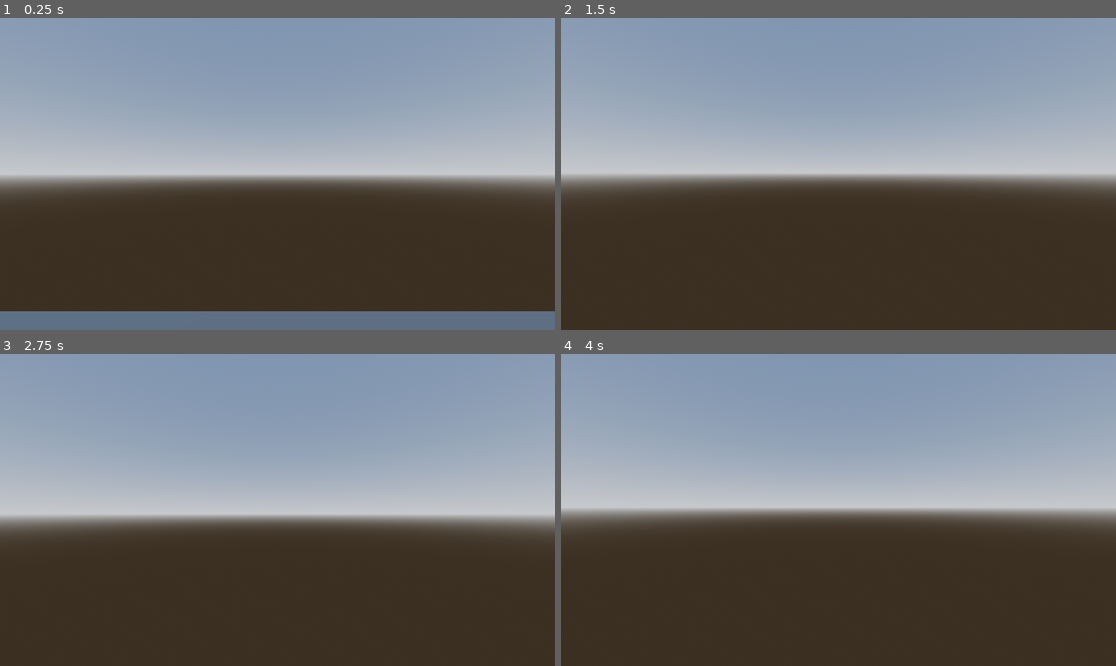
Above: before the commit, frames 1-4 (two rows, left to right).
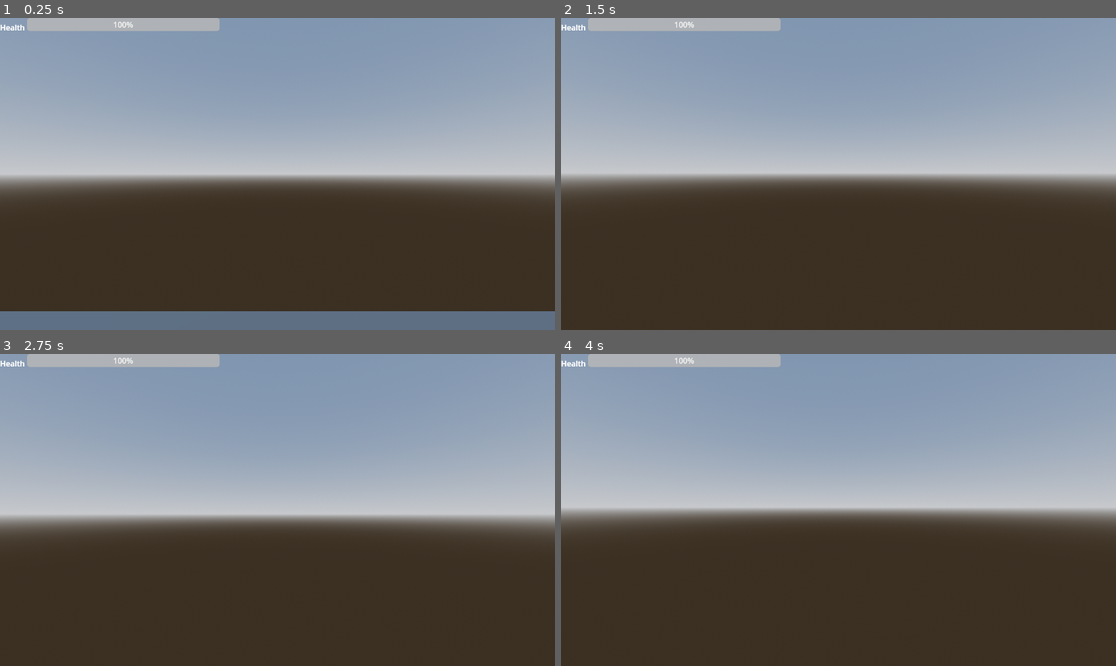
Above: after the commit, the same moments.

Repository: city-high-rider/soulswap
Game: Godot game, scene res://test_level.tscn
Same seed, same stepped clock (60 frames per second), same inputs: the game is played once before the commit and once after it. The project has no main scene, so this scene is started directly.
Inputs (mouse positions are in pixels of both pictures, inside the frame that each line leads up to):
- Up to frame 1 (0.25 s): no input
- Up to frame 2 (1.5 s): tap Enter (ui_accept) at 0.5, 0.77, 1.25 s; move the mouse to (866, 174) at 0.52 s; hold W (forward) from 0.53 s (still down); tap F (possess) at 0.6, 1.35 s; move the mouse to (810, 174) at 1.27 s
- Up to frame 3 (2.75 s): keep holding W (forward); tap Enter (ui_accept) at 1.52, 2 s; move the mouse to (288, 503) at 2.02 s; tap F (possess) at 2.1 s
- Up to frame 4 (4 s): keep holding W (forward); tap Enter (ui_accept) at 2.75, 3.02, 3.5, 3.77 s; move the mouse to (832, 516) at 2.77 s; tap F (possess) at 2.85, 3.6 s; move the mouse to (877, 513) at 3.52 s

The runs differ from the first frame. In frame 1, 1.5% of the frame differs, in the area x 0-40%, y 0-5%; in frame 2, 1.5%; in frame 3, 1.5%; in frame 4, 1.5%.

Commit message:
add health bar

Diff:
--- /dev/null
+++ b/components/UI/health_bar.gd
@@ -0,0 +1,17 @@
+extends HBoxContainer
+class_name HealthBar
+
+# This class is for a health bar UI component.
+# Link to the actual bar child.
+@onready var bar : ProgressBar = $ProgressBar
+
+# Which health component are we tracking?
+@export var health : HealthComponent
+
+func _ready() -> void:
+	calibrate()
+
+# Set the bar's max value and value to match the component.
+func calibrate() -> void:
+	bar.max_value = health.max_health
+	bar.value = health.current_health
--- /dev/null
+++ b/components/UI/health_bar.tscn
@@ -0,0 +1,19 @@
+[gd_scene load_steps=2 format=3 uid="uid://cq5g02v88a56k"]
+
+[ext_resource type="Script" path="res://components/UI/health_bar.gd" id="1_1w0vr"]
+
+[node name="HealthBar" type="HBoxContainer"]
+offset_left = 25.0
+offset_top = 568.0
+offset_right = 481.0
+offset_bottom = 608.0
+script = ExtResource("1_1w0vr")
+
+[node name="Label" type="Label" parent="."]
+layout_mode = 2
+text = "Health
+"
+
+[node name="ProgressBar" type="ProgressBar" parent="."]
+custom_minimum_size = Vector2(400, 0)
+layout_mode = 2
--- a/player/player_body.tscn
+++ b/player/player_body.tscn
@@ -6,6 +6,7 @@
 [ext_resource type="Script" path="res://components/state_machine.gd" id="4_6reha"]
 [ext_resource type="Script" path="res://player/idle.gd" id="6_xeyt5"]
 [ext_resource type="Script" path="res://player/move.gd" id="7_g40tn"]
+[ext_resource type="PackedScene" uid="uid://cq5g02v88a56k" path="res://components/UI/health_bar.tscn" id="8_b0uty"]
 [ext_resource type="Script" path="res://player/Label.gd" id="8_m1f34"]
 
 [sub_resource type="CapsuleShape3D" id="CapsuleShape3D_ng65v"]
@@ -48,9 +49,23 @@
 script = ExtResource("7_g40tn")
 idle_state = NodePath("../idle")
 
-[node name="Label" type="Label" parent="."]
+[node name="UI" type="Control" parent="."]
+layout_mode = 3
+anchors_preset = 0
+offset_right = 40.0
+offset_bottom = 40.0
+
+[node name="HealthBar" parent="UI" node_paths=PackedStringArray("health") instance=ExtResource("8_b0uty")]
+layout_mode = 0
+offset_left = 0.0
+offset_top = 0.0
+offset_right = 456.0
+offset_bottom = 40.0
+health = NodePath("../../HealthComponent")
+
+[node name="Label" type="Label" parent="UI"]
 offset_right = 40.0
 offset_bottom = 23.0
 script = ExtResource("8_m1f34")
 
-[connection signal="switched_state" from="StateMachine" to="Label" method="_on_state_machine_switched_state"]
+[connection signal="switched_state" from="StateMachine" to="UI/Label" method="_on_state_machine_switched_state"]
Not shown: 1 places in player/player_body.tscn that only renumber resources
